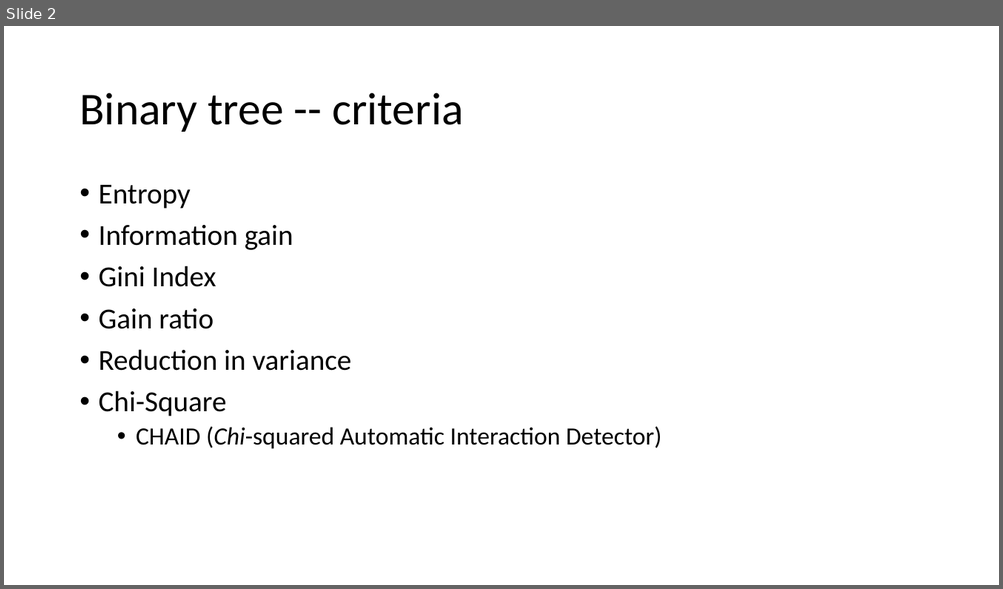
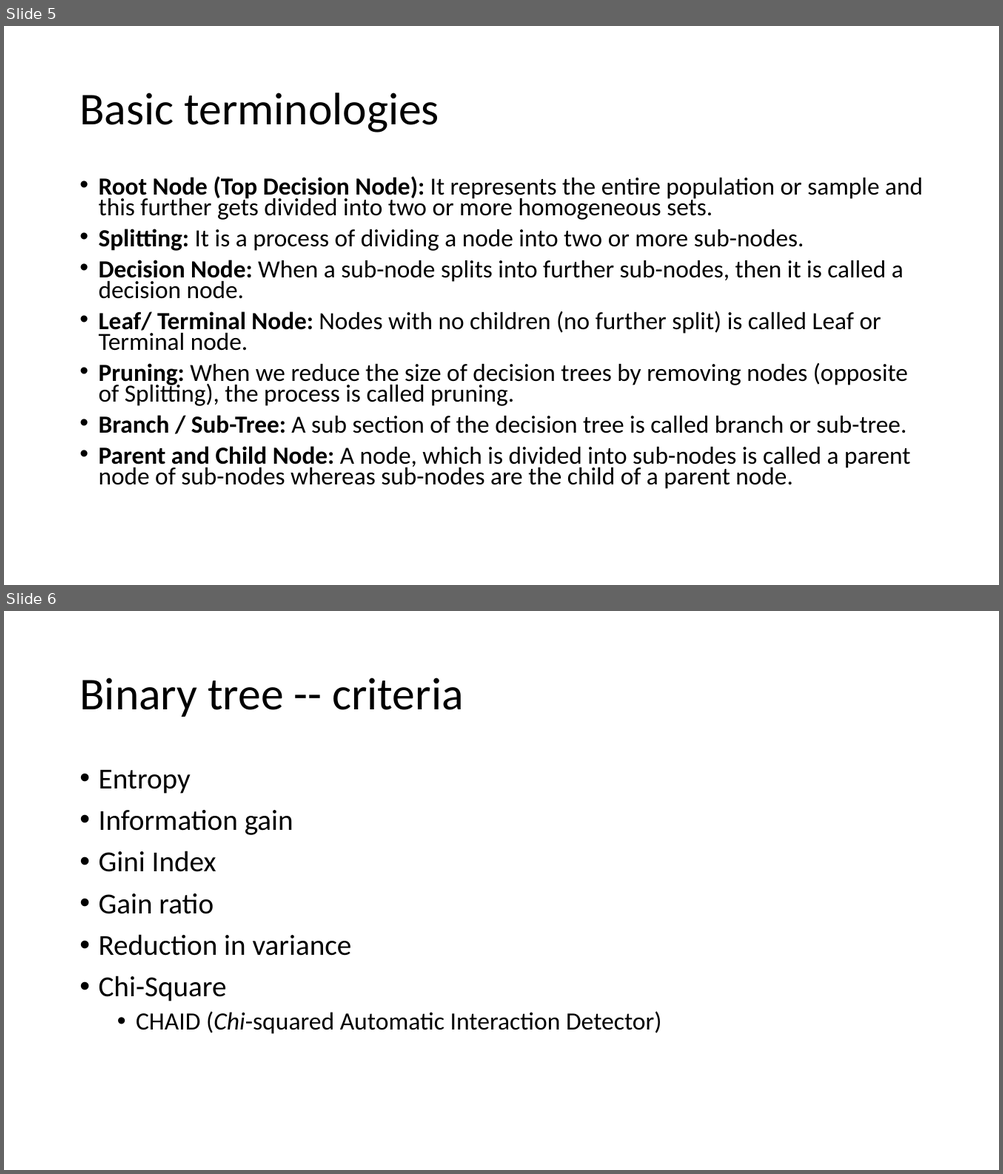
Before and after one commit to 2waybene/java4lucy, a slide deck: doc/meeting_11052020.pptx. Shown one above the other, each under a label of ours: slide 2 before the commit, slides 5 and 6 after it. The pictures are 1003x589 and 1003x1174 pixels, drawn with LibreOffice and Linux fonts; fonts in the diff are those of the drawing. Boxes give left, top, right and bottom in pixels: in the first picture for what was removed or moved away, otherwise in the second. Text is boxed around its words. In the diff, an @@ line names an element or a change of style, - is before the commit and + after.

```diff
--- a/doc/meeting_11052020.pptx
+++ b/doc/meeting_11052020.pptx
@@ slide 5 added at (4, 26, 999, 585), background #FFFFFF @@
@@ title added at (79, 93, 439, 133), 44 pt, text #000000 @@
+Basic terminologies
@@ text added at (99, 176, 922, 489), 23.8 pt, text #000000 @@
+• Root Node (Top Decision Node): It represents the entire population or sample and this further gets divided into two or more homogeneous sets.
+• Splitting: It is a process of dividing a node into two or more sub-nodes.
+• Decision Node: When a sub-node splits into further sub-nodes, then it is called a decision node.
+• Leaf/ Terminal Node: Nodes with no children (no further split) is called Leaf or Terminal node.
+• Pruning: When we reduce the size of decision trees by removing nodes (opposite of Splitting), the process is called pruning.
+• Branch / Sub-Tree: A sub section of the decision tree is called branch or sub-tree.
+• Parent and Child Node: A node, which is divided into sub-nodes is called a parent node of sub-nodes whereas sub-nodes are the child of a parent node.
@@ what was slide 2 is now slide 6 @@
```
Also in this commit, not shown: 4 slides changed, 11 other slides added, 1 slide removed, 3 other files.
